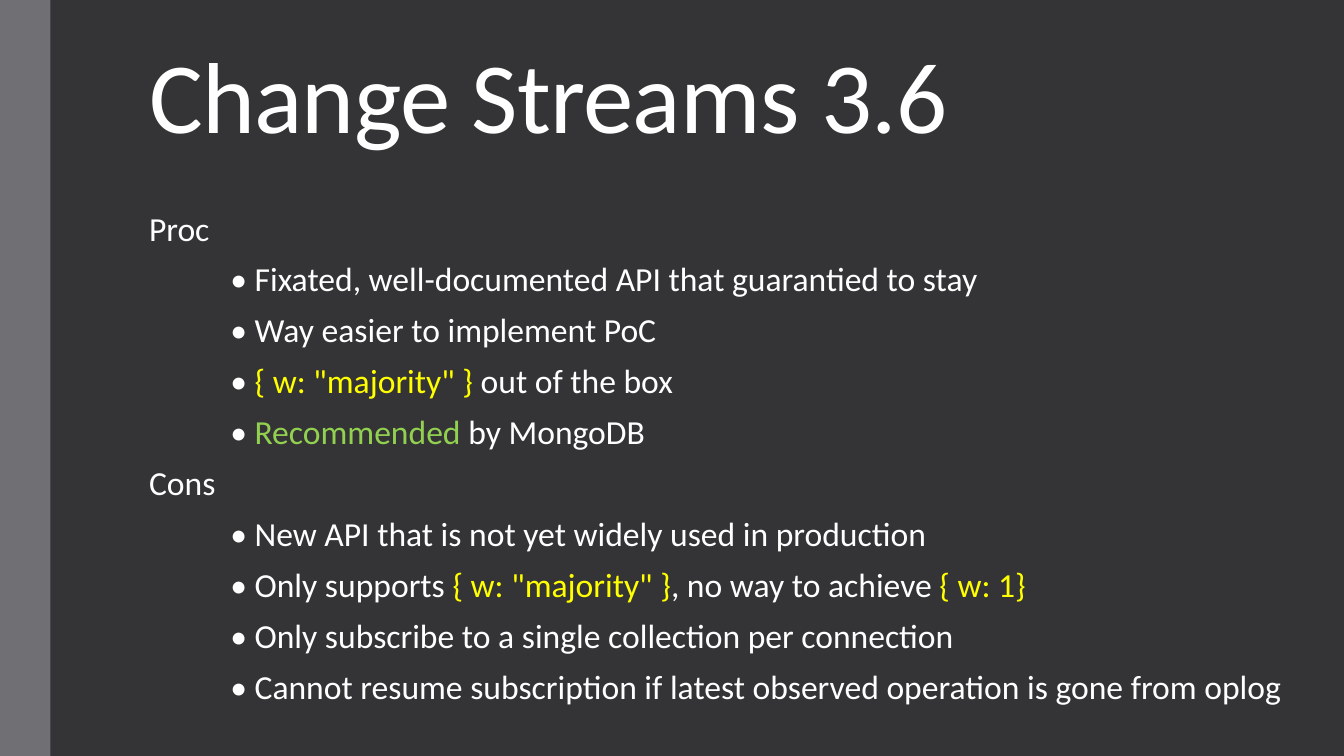
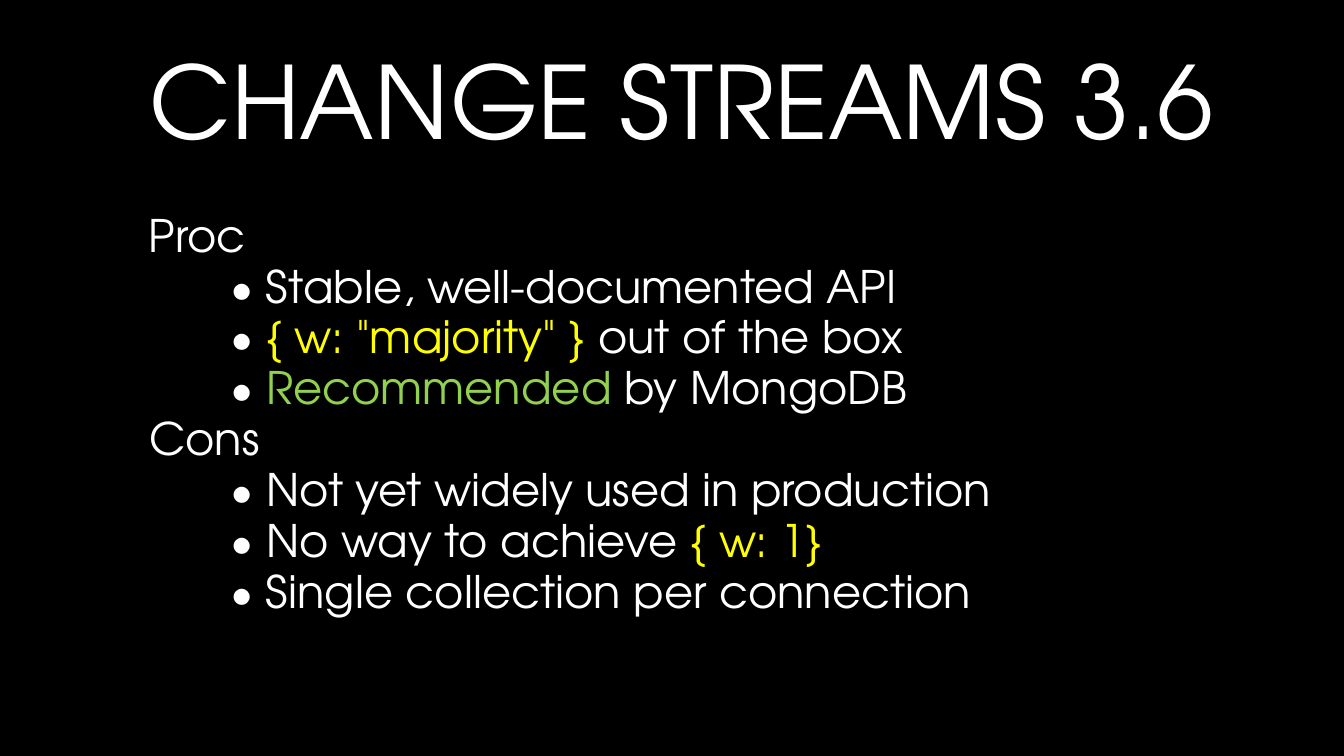
Before and after one commit to andrii-litvinov/event-driven-mongodb, a slide deck: slide 14 of t18-event-mongodb.pptx. Drawn at 1344x756 pixels with LibreOffice and Linux fonts; fonts in the diff are those of the drawing; background and template pictures are left out. Boxes give left, top, right and bottom in pixels: in the first picture for what was removed or moved away, otherwise in the second. Text is boxed around its words. In the diff, an @@ line names an element or a change of style, - is before the commit and + after.

```diff
--- a/t18-event-mongodb.pptx
+++ b/t18-event-mongodb.pptx
@@ background #353537 to picture (left out) @@
@@ rectangle removed at <box>0,0,50,756</box> @@
@@ title "CHANGE STREAMS 3.6" at <box>149,63,1214,141</box>: vertical alignment bottom to middle @@
@@ title at <box>149,63,1214,141</box>: text changed; font Calibri to TeX Gyre Adventor @@
-Change Streams 3.6
+CHANGE STREAMS 3.6
@@ text at <box>266,269,896,324</box>: text changed; size 24 to 32 pt; font Calibri to TeX Gyre Adventor @@
-• Fixated, well-documented API that guarantied to stay
+• Stable, well-documented API
@@ text "• { w: "majority" } ...": place and size @@
-text "• { w: "majority" } ..." at <box>273,369,673,399</box>
+text "• { w: "majority" } ..." at <box>295,320,903,375</box>
@@ text removed at <box>255,318,656,348</box> @@
-• Way easier to implement PoC
@@ size 24 to 32 pt, font Calibri to TeX Gyre Adventor in 4 elements at <box>149,219,246,253</box>, <box>149,421,259,456</box>, <box>295,320,903,375</box>, <box>266,358,906,414</box> @@
@@ text "• Recommended by MongoDB": place and size @@
-text "• Recommended by MongoDB" at <box>255,420,645,450</box>
+text "• Recommended by MongoDB" at <box>266,358,906,414</box>
@@ text "Cons": place and size @@
-text "Cons" at <box>149,473,215,496</box>
+text "Cons" at <box>149,421,259,456</box>
@@ text at <box>266,473,991,527</box>: text changed; size 24 to 32 pt; font Calibri to TeX Gyre Adventor @@
-• New API that is not yet widely used in production
+• Not yet widely used in production
@@ text at <box>266,510,821,578</box>: text changed; size 24 to 32 pt; font Calibri to TeX Gyre Adventor @@
-• Only supports { w: "majority" }, no way to achieve { w: 1}
+• No way to achieve { w: 1}
@@ text at <box>266,561,971,618</box>: text changed; size 24 to 32 pt; font Calibri to TeX Gyre Adventor @@
-• Only subscribe to a single collection per connection
+• Single collection per connection
@@ text removed at <box>255,675,1281,705</box> @@
-• Cannot resume subscription if latest observed operation is gone from oplog
```
Also in this commit, not shown: 14 other slides changed, 8 slides added, 6 slides removed, 4 other files.
